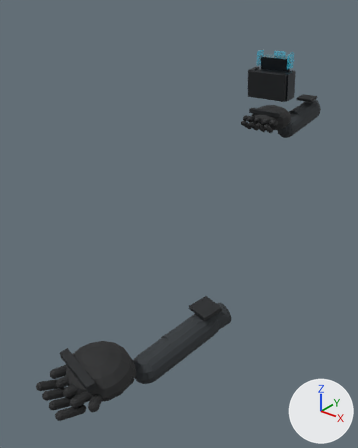
The glTF model public/assets/viewmodels/operative_hands.glb as it was, and as the next commit left it.
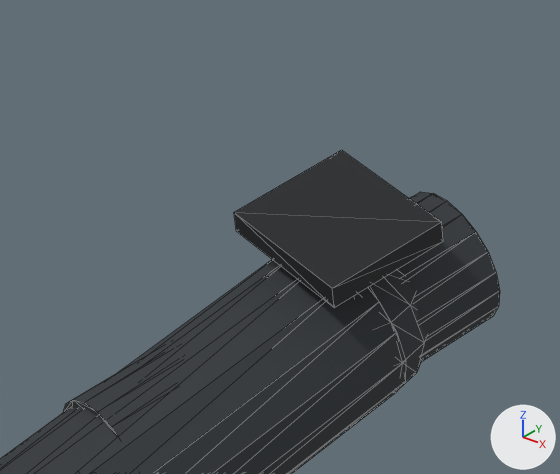
The first picture shows the older version from a 50 mm lens placed at (0.466, -0.835, 0.386), pointed at (-0.087, -0.144, -0.042). The close-ups show the older and then the newer version on the part from 42% to 67% of the width and 61% to 78% of the height of that picture. Only the edits that show in the close-ups are written down. Arrows for +X, +Y and +Z are at lower right; the lights stay in place. The close-ups show mesh edges as thin lines. Where no turn or scale is listed for an object, it has been applied to the vertices.

The first close-up shows 'right_forearm_armor_plate', 'right_forearm_sleeve_round', 'right_sleeve_shaft', 'right_sleeve_tip_b'.
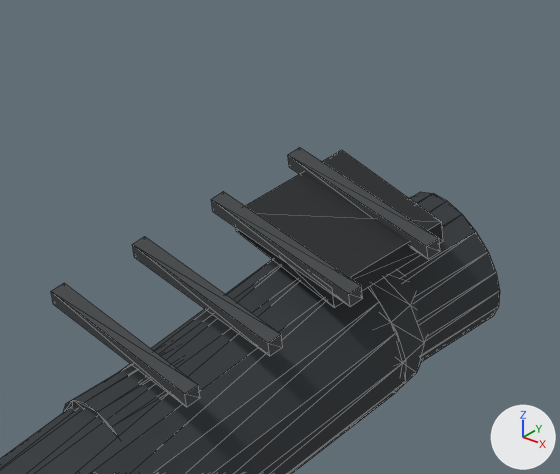
Boxes (x1, y1, x2, y2) around the edits, measured in the close-ups (560 x 474 px):
'right_sleeve_fold_0', added
    after: (51, 283, 200, 407)
'right_sleeve_fold_1', added
    after: (132, 237, 283, 356)
'right_sleeve_fold_2', added
    after: (211, 191, 363, 307)
'right_sleeve_fold_3', added
    after: (288, 147, 440, 259)

The change, as a diff of the scene's bpy script:
```diff
--- a/public/assets/viewmodels/operative_hands.glb.py
+++ b/public/assets/viewmodels/operative_hands.glb.py
@@ mat_vm_glove_stitching @@
+mat_vm_glove_stitching = principled_material('VM_glove_stitching')
+mat_vm_glove_stitching.base_color = (0.055, 0.06, 0.064)  # dark grey #424548
+mat_vm_glove_stitching.roughness = 0.92
@@ me_cube_028 @@
+me_cube_028.from_pydata([(-0.0253, 0.0036, -0.0025), (-0.0254, 0.0031, 0.0016), (-0.0244, 0.0076, -0.0019), (-0.0246, 0.007, 0.0021), (0.0246, -0.007, -0.0021), (0.0244, -0.0076, 0.0019), (0.0254, -0.0031, -0.0016), (0.0253, -0.0036, 0.0025)], [], [(0, 1, 3), (0, 3, 2), (2, 3, 7), (2, 7, 6), (6, 7, 5), (6, 5, 4), (4, 5, 1), (4, 1, 0), (2, 6, 4), (2, 4, 0), (7, 3, 1), (7, 1, 5)])
+me_cube_028.materials.append(mat_vm_glove_stitching)  # dark grey #424548
@@ ob_right_sleeve_fold_3 @@
+ob_right_sleeve_fold_3 = bpy.data.objects.new('right_sleeve_fold_3', me_cube_028)
+ob_right_sleeve_fold_3.location = (0.104, -0.3081, -0.0601)
@@ ob_right_sleeve_fold_2 @@
+ob_right_sleeve_fold_2 = bpy.data.objects.new('right_sleeve_fold_2', me_cube_028.copy())
+ob_right_sleeve_fold_2.location = (0.0977, -0.3315, -0.0635)
@@ ob_right_sleeve_fold_1 @@
+ob_right_sleeve_fold_1 = bpy.data.objects.new('right_sleeve_fold_1', me_cube_028.copy())
+ob_right_sleeve_fold_1.location = (0.0915, -0.3549, -0.0669)
@@ ob_right_sleeve_fold_0 @@
+ob_right_sleeve_fold_0 = bpy.data.objects.new('right_sleeve_fold_0', me_cube_028.copy())
+ob_right_sleeve_fold_0.location = (0.0852, -0.3783, -0.0703)
```
